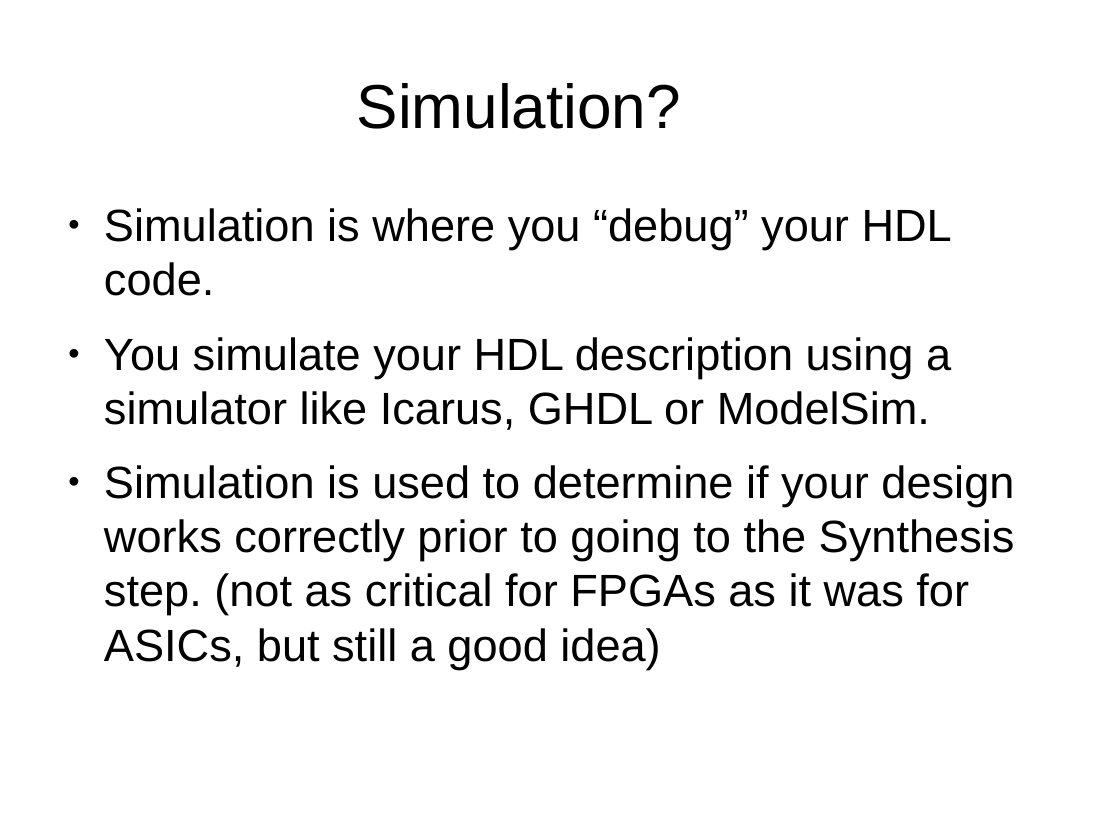
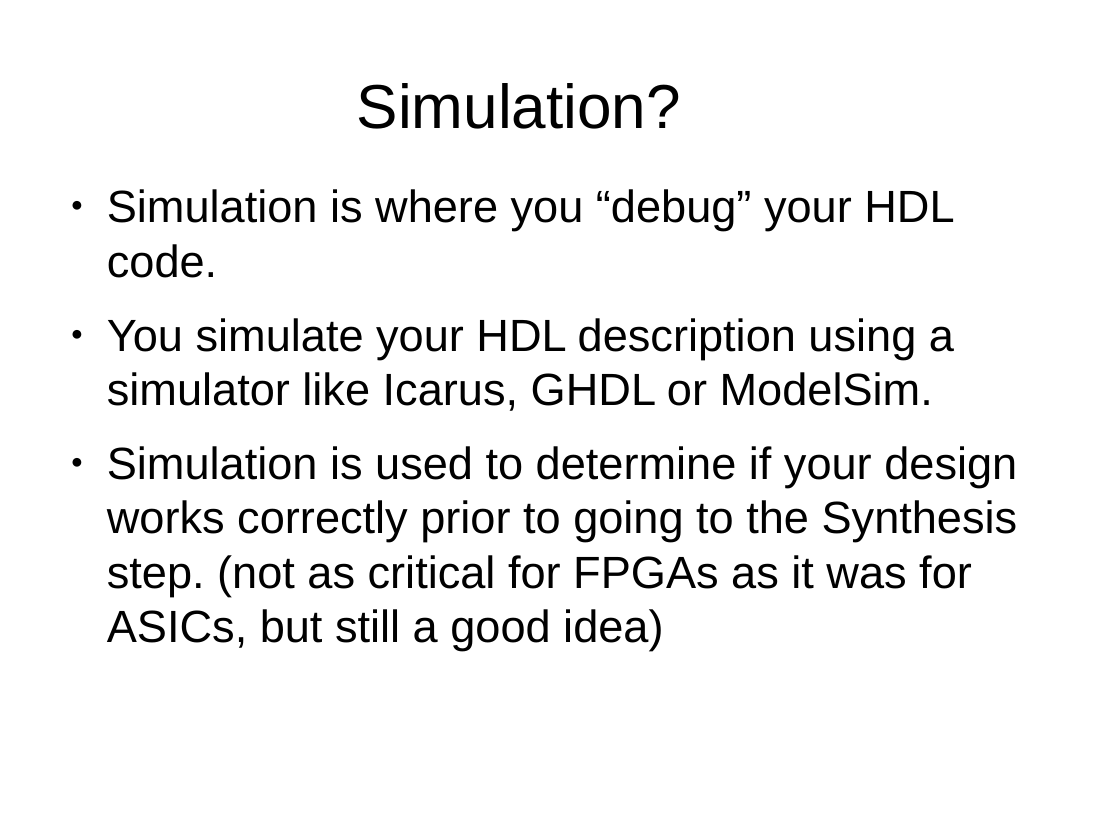
Before and after one commit to philtomson/fpga_pres, a slide deck: slide 18 of fpga_pres.odp. Drawn at 1120x840 pixels with LibreOffice and Linux fonts; fonts in the diff are those of the drawing. Boxes give left, top, right and bottom in pixels: in the first picture for what was removed or moved away, otherwise in the second. Text is boxed around its words. In the diff, an @@ line names an element or a change of style, - is before the commit and + after.

```diff
--- a/fpga_pres.odp
+++ b/fpga_pres.odp
@@ text "Simulation is where you “debug” ...": place and size @@
-text "Simulation is where you “debug” ..." at (104, 208, 1015, 669)
+text "Simulation is where you “debug” ..." at (107, 189, 1018, 651)
```
Also in this commit, not shown: 4 other slides changed, 1 slide added.
